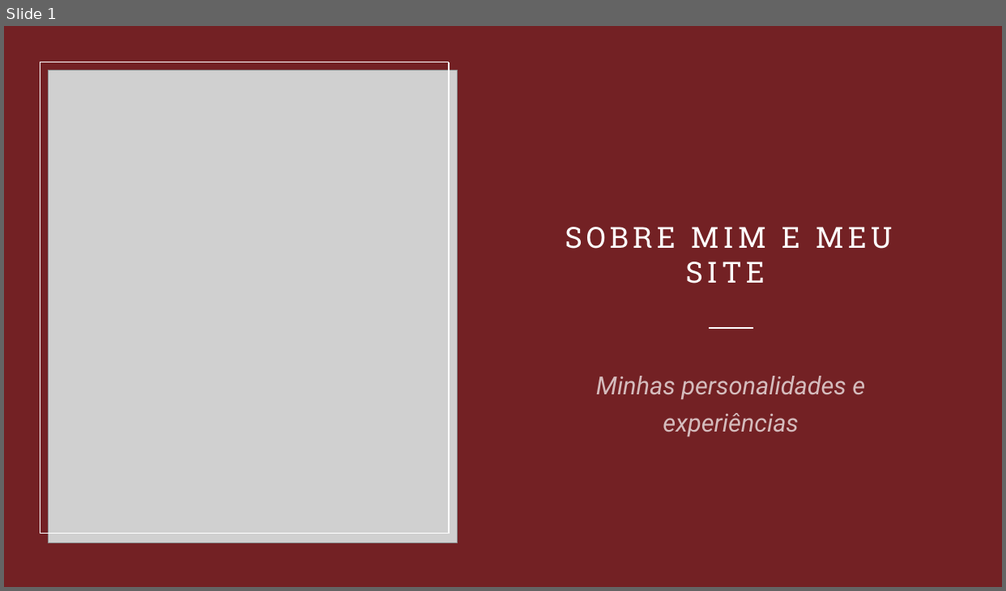
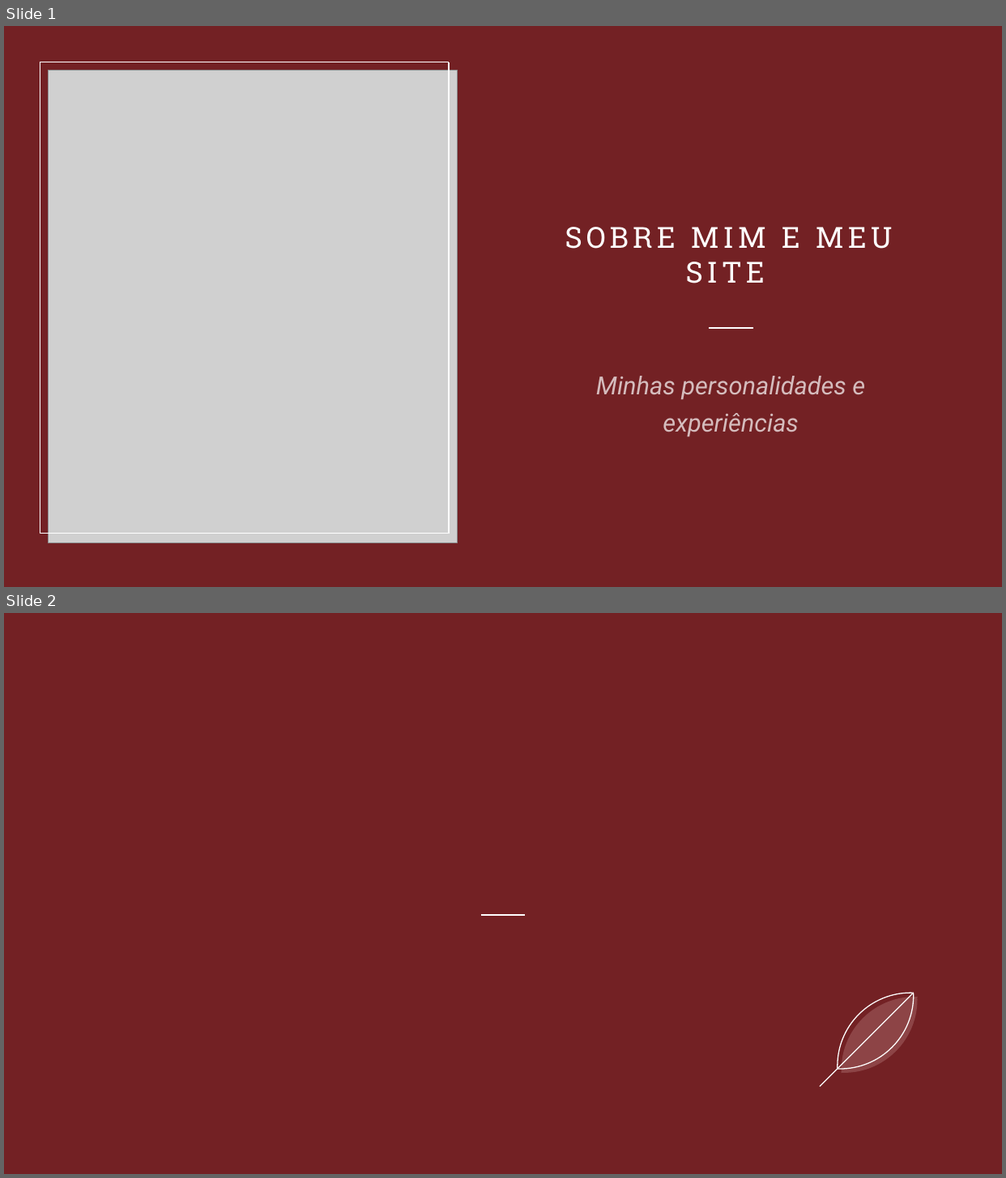
Before and after one commit to JoseEduardoSalles/Projeto-Pessoal, a slide deck: PPT/ppt.pptx. Shown one above the other, each under a label of ours: slide 1 before the commit, slides 1 and 2 after it. The pictures are 1006x591 and 1006x1178 pixels, drawn with LibreOffice and Linux fonts; fonts in the diff are those of the drawing; grey boxes stand for pictures. Boxes give left, top, right and bottom in pixels: in the first picture for what was removed or moved away, otherwise in the second. Text is boxed around its words. In the diff, an @@ line names an element or a change of style, - is before the commit and + after.

```diff
--- a/PPT/ppt.pptx
+++ b/PPT/ppt.pptx
@@ slide 2 added at (x1=4, y1=613, x2=1002, y2=1174), background #732124 @@
@@ line added from (481, 915) to (525, 915), #FFFFFF 1 pt @@
@@ freeform shape added at (x1=821, y1=977, x2=931, y2=1085), outline #FFFFFF 1 pt @@
@@ line added from (914, 994) to (820, 1087), #FFFFFF 1 pt @@
@@ freeform shape added at (x1=825, y1=981, x2=935, y2=1090), fill #B4797B at 40% opacity @@
```
Also in this commit, not shown: 3 other slides added, 13 other files.
